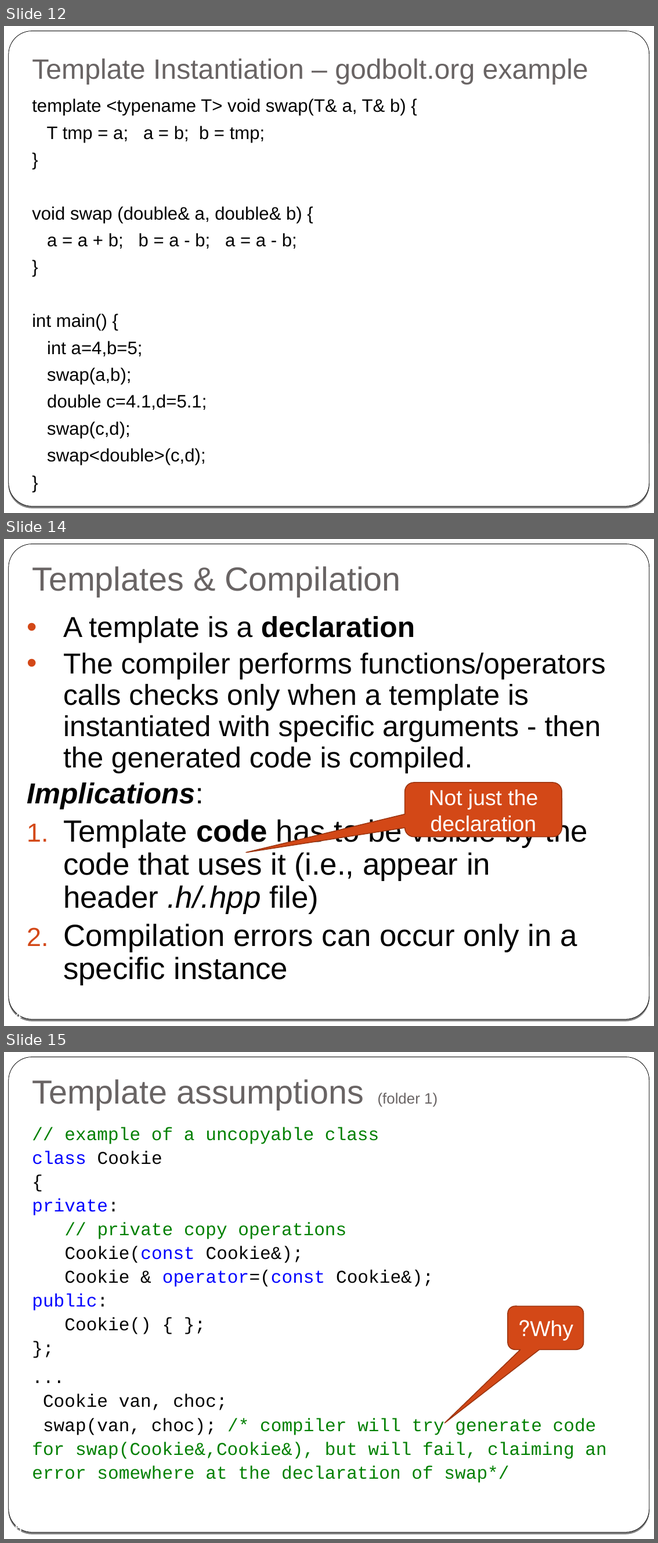
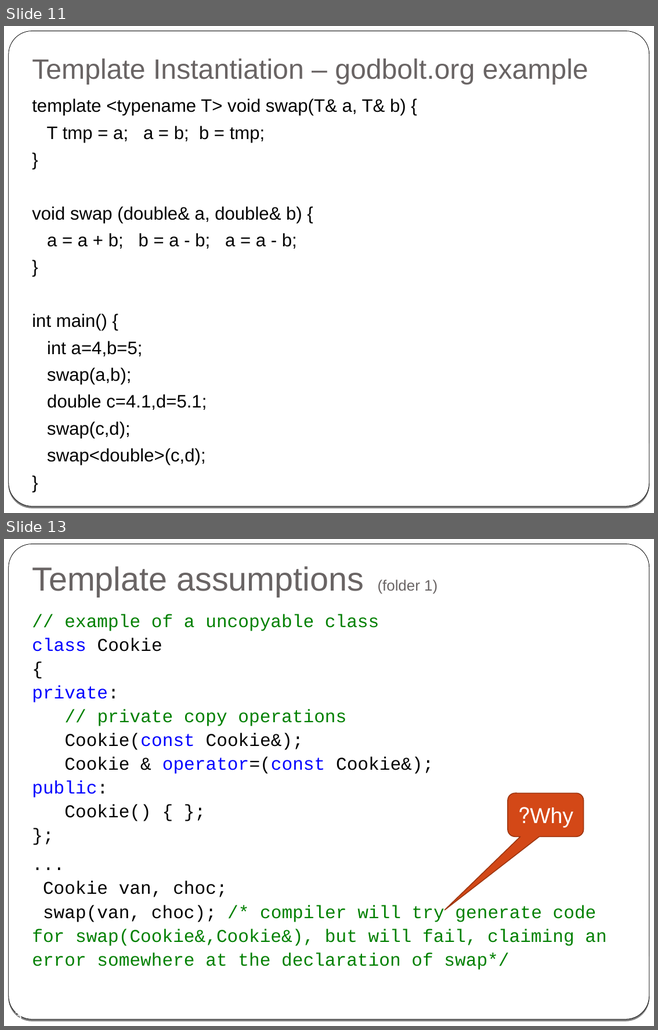
Before and after one commit to cpp-at-ariel/cpp-5778, a slide deck: week08-templates/slides.odp. Shown one above the other, each under a label of ours: slides 12, 14 and 15 before the commit, slides 11 and 13 after it; the slides between them are not shown. The pictures are 658x1543 and 658x1030 pixels, drawn with LibreOffice and Linux fonts; fonts in the diff are those of the drawing. Boxes give left, top, right and bottom in pixels: in the first picture for what was removed or moved away, otherwise in the second. Text is boxed around its words. In the diff, an @@ line names an element or a change of style, - is before the commit and + after.

```diff
--- a/week08-templates/slides.odp
+++ b/week08-templates/slides.odp
@@ slide 14 removed at (4,539,654,1026), background gradient #000000 to #FFFFFF; not listed: 2 template elements that a slide beside it also shows @@
@@ title removed at (32,566,400,597) @@
-Templates & Compilation
@@ text removed at (27,616,605,986) @@
-• A template is a declaration
-• The compiler performs functions/operators calls checks only when a template is instantiated with specific arguments - then the generated code is compiled.
-Implications:
-1. Template code has to be visible by the code that uses it (i.e., appear in header .h/.hpp file)
-2. Compilation errors can occur only in a specific instance
@@ rounded speech box removed at (405,783,562,837) @@
-Not just the declaration
@@ page number removed at (7,1010,21,1019) @@
-14
@@ what was slide 12 is now slide 11 @@
@@ what was slide 15 is now slide 13 @@
@@ page number at (7,1010,21,1019): text changed @@
-15
+13
```
Also in this commit, not shown: 9 slides changed, 1 slide added, 2 other slides removed, 3 other files.
